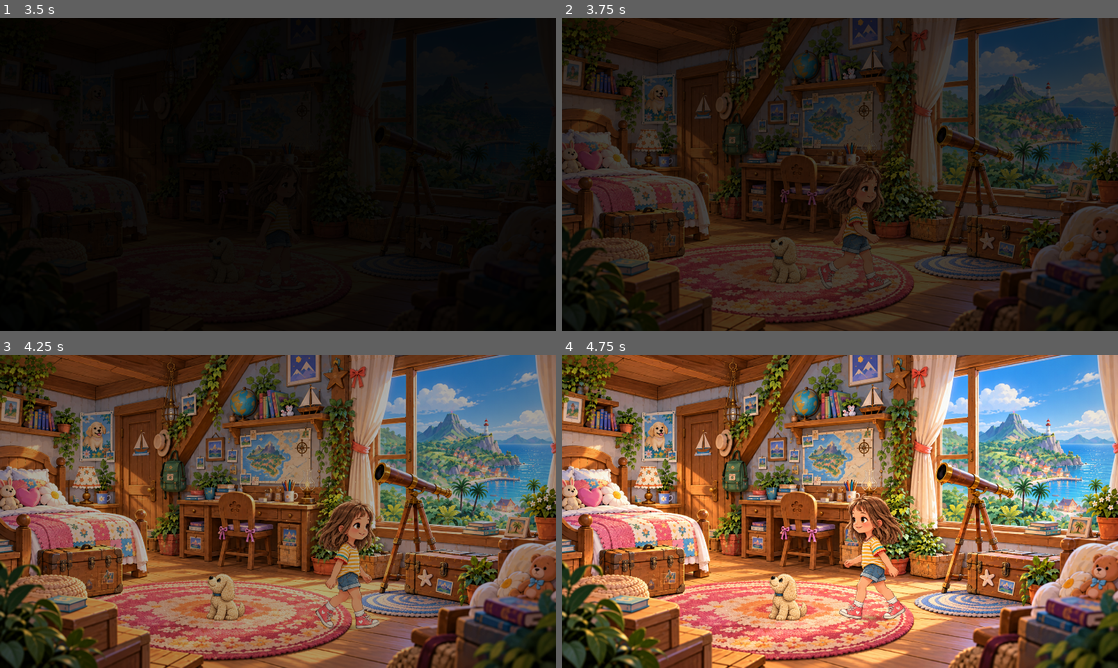
Above: before the commit, frames 1-4 (two rows, left to right).
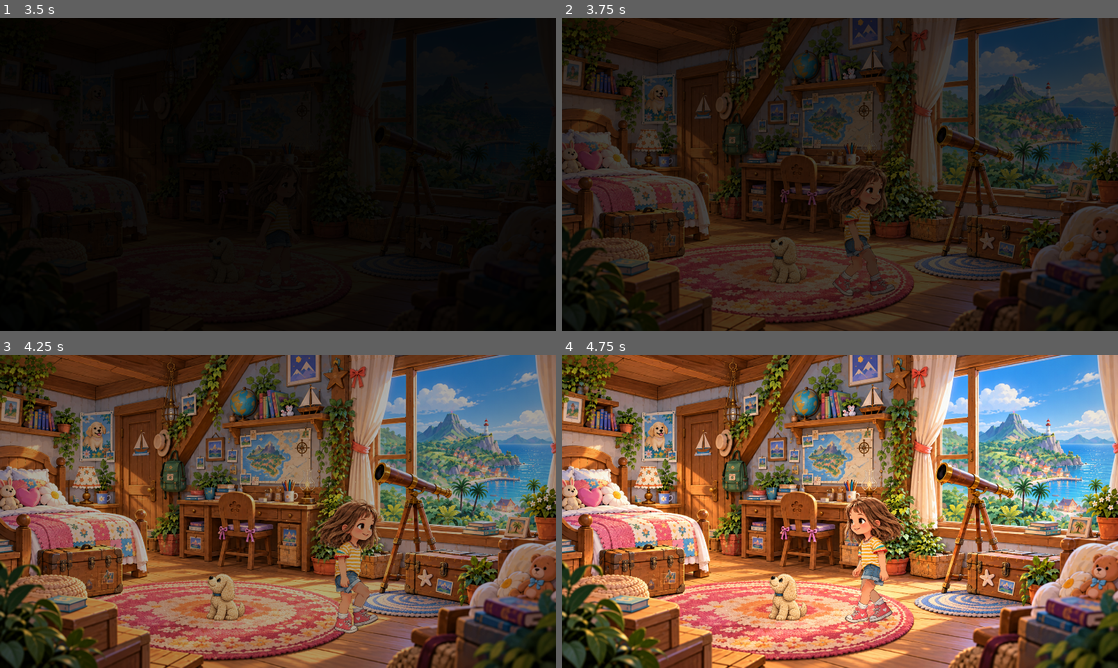
Above: after the commit, the same moments.

Repository: samjm000/Fellwell_island
Game: Godot game, scene res://scenes/boot/boot.tscn
Two runs of this game, one before a commit and one after it. Both use one fixed random seed, a clock stepped at 60 frames per second and the inputs below.
Inputs (mouse positions are in pixels of both pictures, inside the frame that each line leads up to):
- Up to frame 1 (3.5 s): tap Enter at 0.5 s; move the mouse to (400, 158) at 0.52 s; hold D (move_right) 0.53-1.25 s; hold E (interact) 0.53-1.25 s; click (400, 158) at 0.67 s; tap Space (ui_select) at 0.77 s; drag from (166, 190) to (250, 237) at 1.27 s; move the mouse to (333, 105) at 2.02 s; hold A (move_left) 2.03-2.75 s; tap K at 2.1 s; drag from (250, 237) to (111, 127) at 2.77 s
- Up to frame 2 (3.75 s): move the mouse to (1006, 221) at 3.52 s; hold D (move_right) from 3.53 s (still down); tap 1 at 3.6 s
- Up to frame 3 (4.25 s): keep holding D (move_right); tap Space (ui_select) at 3.77 s
- Up to frame 4 (4.75 s): release D (move_right) at 4.25 s; drag from (673, 464) to (840, 580) at 4.27 s

Frame 1 is identical in both runs. In frame 2, 1.1% of the frame differs, in the area x 46-60%, y 46-89%; in frame 3, 2.2%; in frame 4, 2.4%, in the area x 49-62%, y 44-86%.

Commit message:
feat: use the cutout rig as Stella's in-game walk for now
CharacterArt gains an optional walk_rig, shown instead of the walk and
carry-walk frames while moving and fed the distance actually walked (in its
own units), so the planted foot stays put. Stella's scene adds the cutout rig
as Visual/WalkRig. Standing, the pickup and put-down still use the drawn
frames. This is a stopgap until the walk is redrawn frame by frame; clearing
walk_rig goes back to the frames.

Co-Authored-By: Claude Opus 5.5 <noreply@anthropic.com>

Diff:
--- a/scenes/characters/stella.tscn
+++ b/scenes/characters/stella.tscn
@@ -5,6 +5,7 @@
 [ext_resource type="Script" path="res://scripts/art/character_art.gd" id="3_character_art"]
 [ext_resource type="Script" path="res://scripts/art/art_slot.gd" id="4_art_slot"]
 [ext_resource type="SpriteFrames" path="res://art/characters/stella/animations/stella_frames.tres" id="5_stella_frames"]
+[ext_resource type="Script" path="res://scripts/prototype/stella_cutout_rig.gd" id="6_walk_rig"]
 
 [sub_resource type="Gradient" id="Gradient_shadow"]
 colors = PackedColorArray(0, 0, 0, 0.35, 0, 0, 0, 0)
@@ -37,10 +38,11 @@
 scale = Vector2(2, 0.42)
 texture = SubResource("GradientTexture2D_shadow")
 
-[node name="Visual" type="Node2D" parent="." node_paths=PackedStringArray("carried_overlay")]
+[node name="Visual" type="Node2D" parent="." node_paths=PackedStringArray("walk_rig", "carried_overlay")]
 unique_name_in_owner = true
 script = ExtResource("3_character_art")
 sprite_frames = ExtResource("5_stella_frames")
+walk_rig = NodePath("WalkRig")
 walk_bob_height = 3.0
 carried_overlay = NodePath("CarriedLemon")
 
@@ -221,6 +223,10 @@
 [node name="HairSideFront" type="Polygon2D" parent="Visual/Placeholder"]
 color = Color(0.55, 0.33, 0.17, 1)
 polygon = PackedVector2Array(56, -350, 64, -320, 60, -292, 46, -286, 42, -306, 46, -330)
+
+[node name="WalkRig" type="Node2D" parent="Visual"]
+visible = false
+script = ExtResource("6_walk_rig")
 
 [node name="CarriedLemon" type="Node2D" parent="Visual"]
 visible = false
--- a/scripts/art/character_art.gd
+++ b/scripts/art/character_art.gd
@@ -27,6 +27,9 @@
 ## played with `play_action()`: they hold the sprite until they finish, report
 ## each frame through `action_frame` (for timing gameplay to the art), then hand
 ## back to the state animations.
+##
+## A `walk_rig` (a procedural walk such as StellaCutoutRig) replaces the walk
+## frames while moving, carrying or not; standing and actions still use frames.
 
 signal action_frame(animation: StringName, frame: int)
 signal action_finished(animation: StringName)
@@ -37,6 +40,9 @@
 ]
 ## Animations authored facing left; everything else faces right.
 const FACES_LEFT: Array[StringName] = [&"walk_left", &"carry_walk_left"]
+## What shown_animation() reports while the walk rig is shown.
+const WALK_RIG := &"walk_rig"
+const CARRY_WALK_RIG := &"carry_walk_rig"
 ## Candidates for each state, best first.
 const FALLBACKS := {
 	&"idle": [&"idle", &"idle_right"],
@@ -62,6 +68,10 @@
 ## Nudge in texture pixels so the feet sit on the origin (canvases often have a
 ## margin below the boots or an off-centre figure).
 @export var art_offset: Vector2 = Vector2.ZERO
+## Shown instead of walk frames while moving. Needs `advance(distance, delta)`
+## (distance in its own units, 0 to stand) and `carrying`; authored facing right
+## with its origin at the feet.
+@export var walk_rig: Node2D
 ## Shown while carrying, unless the art itself includes what's being carried.
 @export var carried_overlay: CanvasItem
 ## Bob height (pixels) while walking without walk frames: the placeholder, or a
@@ -96,6 +106,8 @@
 var _bob_time: float = 0.0
 ## The one-shot action playing, or "".
 var _action: StringName = &""
+## Where the character was last physics tick, for the distance fed to walk_rig.
+var _last_position := Vector2.INF
 
 @onready var _placeholder: Node2D = get_node_or_null("Placeholder")
 
@@ -136,6 +148,8 @@
 	_place_sprite(animation)
 	_sprite.visible = true
 	_sprite.position.y = 0.0
+	if walk_rig != null:
+		walk_rig.visible = false
 	if _placeholder != null:
 		_placeholder.visible = false
 	if carried_overlay != null:
@@ -156,6 +170,8 @@
 
 ## The animation actually playing ("" while the placeholder is shown).
 func shown_animation() -> StringName:
+	if walk_rig != null and walk_rig.visible:
+		return CARRY_WALK_RIG if is_carrying else WALK_RIG
 	return _sprite.animation if _sprite != null and _sprite.visible else &""
 
 
@@ -180,10 +196,25 @@
 		bob_target.position.y = 0.0
 
 
+# After the character has moved (parents run their physics first): the rig walks
+# exactly as far as she did, so its planted foot stays put on the floor.
+func _physics_process(delta: float) -> void:
+	if walk_rig == null:
+		return
+	var moved := 0.0 if _last_position == Vector2.INF else global_position.distance_to(_last_position)
+	_last_position = global_position
+	var rig_scale := absf(walk_rig.global_scale.x)
+	walk_rig.advance(moved / rig_scale if walk_rig.visible and rig_scale > 0.0 else 0.0, delta)
+
+
 func _refresh() -> void:
 	if not is_node_ready() or is_playing_action():
 		return
-	var animation := _resolve_animation(current_state())
+	var use_rig := walk_rig != null and is_moving
+	if walk_rig != null:
+		walk_rig.visible = use_rig
+		walk_rig.carrying = is_carrying
+	var animation := &"" if use_rig else _resolve_animation(current_state())
 	var showing_art := animation != &""
 	if showing_art:
 		if _sprite.animation != animation or not _sprite.is_playing():
@@ -193,10 +224,10 @@
 		_sprite.visible = showing_art
 		_sprite.position.y = 0.0
 	if _placeholder != null:
-		_placeholder.visible = not showing_art
+		_placeholder.visible = not showing_art and not use_rig
 		_placeholder.position.y = 0.0
 	if carried_overlay != null:
-		var art_includes_carry := showing_art and String(animation).begins_with("carry")
+		var art_includes_carry := use_rig or (showing_art and String(animation).begins_with("carry"))
 		carried_overlay.visible = is_carrying and not art_includes_carry
 
 
@@ -227,6 +258,8 @@
 	if _sprite != null:
 		var authored_left := FACES_LEFT.has(_sprite.animation)
 		_sprite.scale = Vector2(art_scale.x * (-1.0 if authored_left else 1.0), art_scale.y)
+	if walk_rig != null:
+		walk_rig.scale = art_scale
 
 
 func _resolve_animation(state: StringName) -> StringName:
--- a/tests/test_stella_animation.gd
+++ b/tests/test_stella_animation.gd
@@ -29,8 +29,8 @@
 	check_eq(art().shown_animation(), &"idle_right", "standing: idle")
 	await click_world(Vector2(840, 650))
 	await wait_physics_frames(6)
-	check_eq(art().shown_animation(), &"walk_right", "moving: walk")
-	check(not art().is_bobbing_still(), "no fake bob with real walk frames")
+	check_eq(art().shown_animation(), CharacterArt.WALK_RIG, "moving: the walk rig")
+	check(not art().is_bobbing_still(), "no fake bob while the rig walks")
 	await wait_for_walk_end()
 	await wait_physics_frames(2)
 	check_eq(art().shown_animation(), &"idle_right", "stopped: idle")
@@ -43,7 +43,7 @@
 	await wait_for_walk_end()
 	await click_world(Vector2(420, 640))
 	await wait_physics_frames(6)
-	check_eq(art().shown_animation(), &"walk_right", "walking left uses the right-facing walk...")
+	check_eq(art().shown_animation(), CharacterArt.WALK_RIG, "walking left uses the right-facing rig...")
 	check(art().scale.x < 0.0, "...mirrored")
 	await wait_for_walk_end()
 	await wait_physics_frames(2)
@@ -111,7 +111,7 @@
 	await advance_dialogue()
 	await click_world(Vector2(840, 650))
 	await wait_physics_frames(6)
-	check_eq(art().shown_animation(), &"carry_walk_right", "moving while carrying: carry walk")
+	check_eq(art().shown_animation(), CharacterArt.CARRY_WALK_RIG, "moving while carrying: the rig, carrying")
 	await wait_for_walk_end()
 	await wait_physics_frames(2)
 	check_eq(art().shown_animation(), &"carry_idle_right", "stopped while carrying: carry idle")
--- a/tests/test_stella_animation_scene.gd
+++ b/tests/test_stella_animation_scene.gd
@@ -36,11 +36,11 @@
 
 
 func test_every_direction() -> void:
-	check_eq(await walk(&"move_right"), [&"walk_right", false], "walk right: walk_right, not mirrored")
+	check_eq(await walk(&"move_right"), [CharacterArt.WALK_RIG, false], "walk right: the rig, not mirrored")
 	check_eq(art().shown_animation(), &"idle_right", "stopped: idle")
-	check_eq(await walk(&"move_left"), [&"walk_right", true], "walk left: walk_right, mirrored")
-	check_eq(await walk(&"move_up"), [&"walk_right", true], "walk up: the side walk, keeping the last facing")
-	check_eq(await walk(&"move_down"), [&"walk_right", true], "walk down: the side walk, keeping the last facing")
+	check_eq(await walk(&"move_left"), [CharacterArt.WALK_RIG, true], "walk left: the rig, mirrored")
+	check_eq(await walk(&"move_up"), [CharacterArt.WALK_RIG, true], "walk up: the side walk, keeping the last facing")
+	check_eq(await walk(&"move_down"), [CharacterArt.WALK_RIG, true], "walk down: the side walk, keeping the last facing")
 
 
 func test_carrying() -> void:
@@ -51,8 +51,8 @@
 	await wait_physics_frames(2)
 	check(GameState.is_lemon_carried, "C picks Lemon up")
 	check_eq(art().shown_animation(), &"carry_idle_right", "carrying, standing: carry idle")
-	check_eq(await walk(&"move_right"), [&"carry_walk_right", false], "carry walk right")
-	check_eq(await walk(&"move_left"), [&"carry_walk_right", true], "carry walk left: mirrored")
+	check_eq(await walk(&"move_right"), [CharacterArt.CARRY_WALK_RIG, false], "carry walk right")
+	check_eq(await walk(&"move_left"), [CharacterArt.CARRY_WALK_RIG, true], "carry walk left: mirrored")
 
 
 func test_tour() -> void:
@@ -63,7 +63,7 @@
 	check(await wait_until(func() -> bool: return room._tour_step == "carry walk left", 40.0, "the tour reaches carry walk"),
 			"T tours every state through to carry walk")
 	await wait_physics_frames(20)
-	check_eq(art().shown_animation(), &"carry_walk_right", "the tour's carry walk plays")
+	check_eq(art().shown_animation(), CharacterArt.CARRY_WALK_RIG, "the tour's carry walk plays")
 	get_viewport().push_input(key)
 	await wait_physics_frames(2)
 	check_eq(room._tour_step, "", "T again stops the tour")
Not shown, changed: docs/asset-manifest.md
Not shown, changed: docs/development.md
